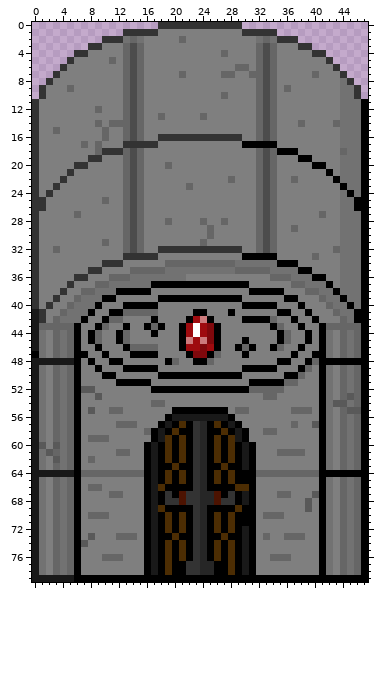
Two versions of one sprite sheet, sprites/spr_fortress_mausoleum/layers/388dd928-d8f7-4014-9407-5c3803bd94de/6db0050a-84fe-44b2-9d10-e4653890bec8.png. This is how it looked before the edit.
The file is 48x80 pixels.
Now the later version:
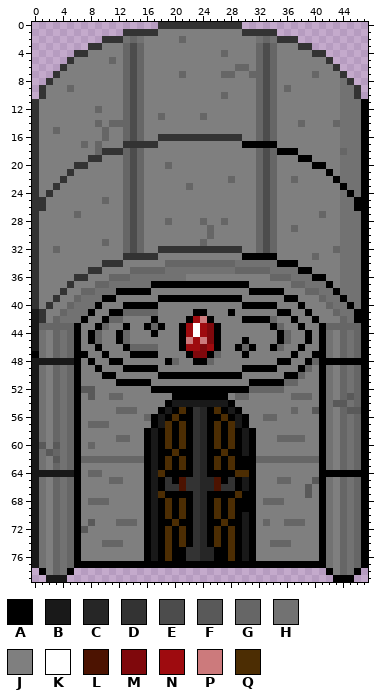
Palette (. is transparent): A #000000  B #191919  C #262626  D #333333  E #4c4c4c  F #595959  G #666666  H #727272  J #7f7f7f  K #ffffff  L #4c1301  M #7f080c  N #9e0b0f  P #cc7a7c  Q #4c2d03
What changed:
Changed rows in their new state; - is an unchanged pixel.
first column x 0:
53 --------FJ-GG-------AAAAAAAA-GG--JJ--GGG--------
54 -----------------JJABBBBBBBBA-------------------
55 --------J--J-GG---AB-Q-DC-Q-BAJ-------JJF-------
56 ----------------GAB-QAADCAAQ-BA--GG-------------
57 --------GGG-JJJ--ABQ--------QBA------J--J-------
58 ----------------ABAQAQ----QAQABA-JJ-------------
59 --------JJJ-GG--ABA----------ABA---GGGG---------
60 --------G---------------------------------------
61 ------------JJ-----AQA----AQA------JJJJ---------
62 -------G-GGGGGGG--------------A-GGGGGGGGG-------
63 -------------------QAQ----QAQ-A-----------------
64 -------J--JJJJJJ--QA-A----A-AQQ-JJJJJJJJJ-------
65 -----------GG------D-LD--CL-D-B----GG---F-------
66 --------JJ--------ADDLD--CLDDAB--------F--------
67 -----------JJ-----QA-AA--AA-AQA----JJ--FJ-------
68 --------GGG--------QAQA--AQAQ-A--GGG---J--------
69 ------------------AQ-Q----Q-QA---------J--------
70 --------JJJ-------------------B--JJJ------------
71 --------F---GGG----AQA----AQA-B--G--GGG---------
72 -------F----------------------------------------
73 --------J---JJJ----QAQ----QAQ----J--JJJ---------
74 -------J--GGG---------------------GGG-----------
75 ---------------------AD--CA---------------------
76 ----------JJJ--------AD--CA-------JJJ-----------
77 -------AAAAAAAAA-A-A--AAAA--A-A-AAAAAAAAA-------
78 .A---A....................................A---A.
79 ..---......................................---..
Boxes around the changes in both pictures, in picture pixels (x1, y1, x2, y2):
changed: (32, 393, 368, 582)
